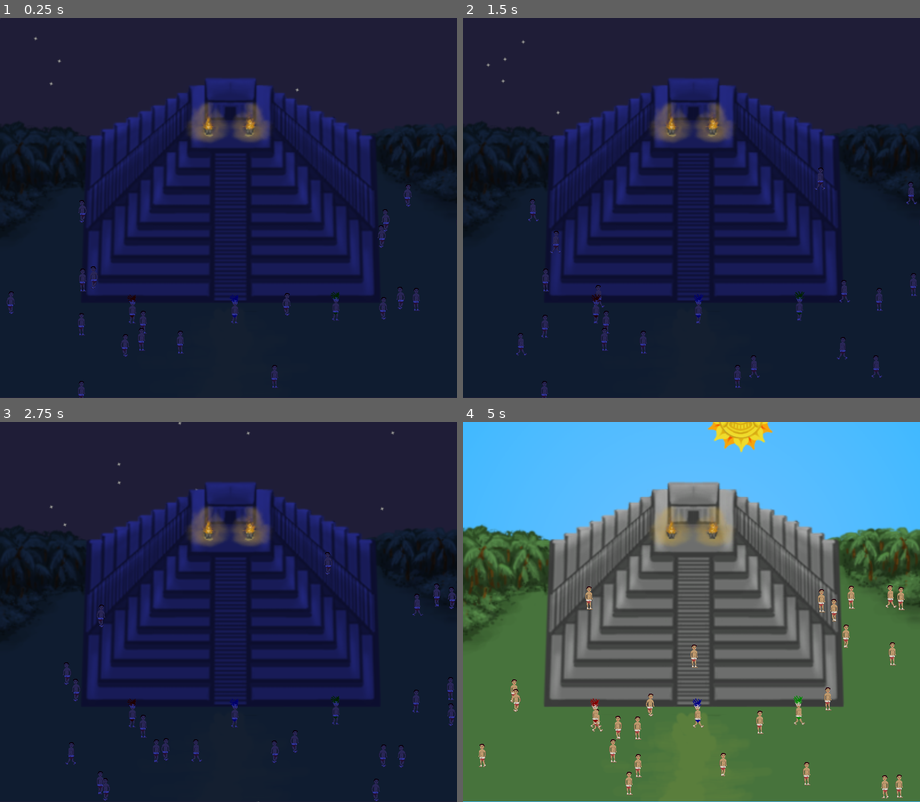
Above: before the commit, frames 1-4 (two rows, left to right).
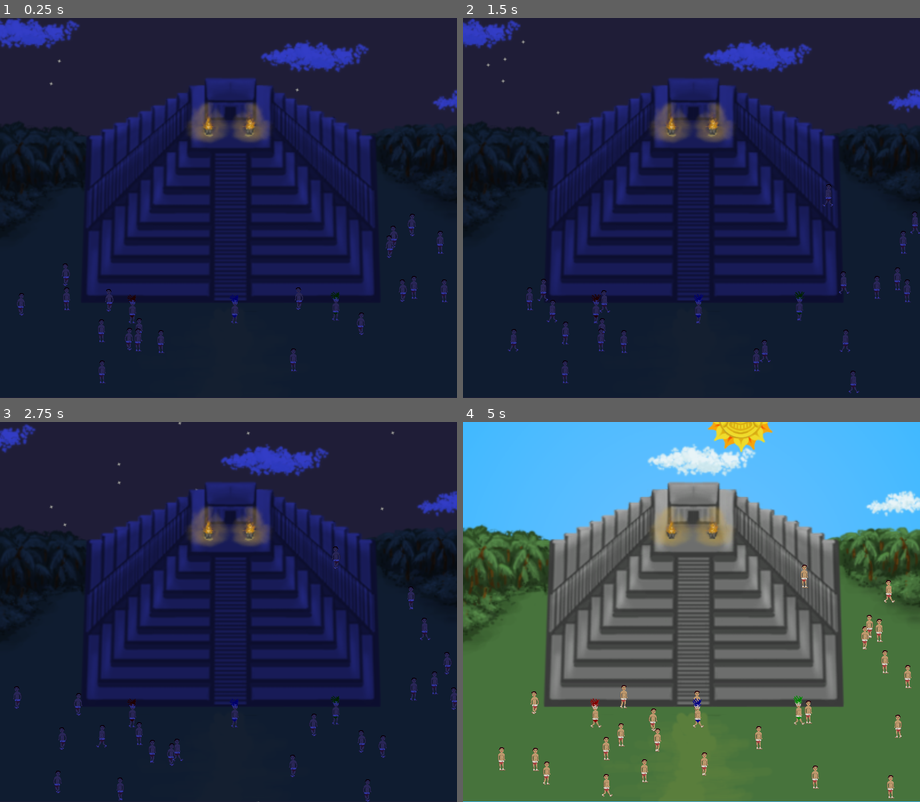
Above: after the commit, the same moments.

Repository: JohnMeadow1/RisingSun
Game: Godot game, scene res://main.tscn
Two runs of this game, one before a commit and one after it. Both use one fixed random seed, a clock stepped at 60 frames per second and the inputs below.
Inputs:
- Up to frame 1 (0.25 s): no input
- Up to frame 2 (1.5 s): no input
- Up to frame 3 (2.75 s): no input
- Up to frame 4 (5 s): no input

The runs differ from the first frame. In frame 1, 3.9% of the frame differs, in the area x 0-100%, y 0-100%; in frame 2, 3.7%; in frame 3, 3.8%; in frame 4, 4.6%, in the area x 3-100%, y 5-100%.

Commit message:
Added Clouds

Diff:
--- a/source/main.tscn
+++ b/source/main.tscn
@@ -1,13 +1,55 @@
-[gd_scene load_steps=9 format=2]
+[gd_scene load_steps=12 format=2]
 
 [ext_resource path="res://main.gd" type="Script" id=1]
 [ext_resource path="res://scenes/sky.tscn" type="PackedScene" id=2]
-[ext_resource path="res://images/background0.png" type="Texture" id=3]
-[ext_resource path="res://images/temple0.png" type="Texture" id=4]
-[ext_resource path="res://scenes/players/player1.tscn" type="PackedScene" id=5]
-[ext_resource path="res://scripts/spawner.gd" type="Script" id=6]
-[ext_resource path="res://scenes/no_player.tscn" type="PackedScene" id=7]
-[ext_resource path="res://scenes/fire_anim.tscn" type="PackedScene" id=8]
+[ext_resource path="res://images/cloud1.png" type="Texture" id=3]
+[ext_resource path="res://images/cloud2.png" type="Texture" id=4]
+[ext_resource path="res://images/background0.png" type="Texture" id=5]
+[ext_resource path="res://images/temple0.png" type="Texture" id=6]
+[ext_resource path="res://scenes/players/player1.tscn" type="PackedScene" id=7]
+[ext_resource path="res://scripts/spawner.gd" type="Script" id=8]
+[ext_resource path="res://scenes/no_player.tscn" type="PackedScene" id=9]
+[ext_resource path="res://scenes/fire_anim.tscn" type="PackedScene" id=10]
+
+[sub_resource type="ParticlesMaterial" id=1]
+
+render_priority = 0
+trail_divisor = 1
+emission_shape = 2
+emission_box_extents = Vector3( 1, 50, 1 )
+flag_align_y = false
+flag_rotate_y = false
+flag_disable_z = true
+spread = 0.0
+flatness = 0.0
+gravity = Vector3( 0, 0, 0 )
+initial_velocity = 20.0
+initial_velocity_random = 0.8
+angular_velocity = -7.47032e-42
+angular_velocity_random = 0.0
+orbit_velocity = 0.0
+orbit_velocity_random = 0.0
+linear_accel = 0.0
+linear_accel_random = 0.0
+radial_accel = 0.0
+radial_accel_random = 0.0
+tangential_accel = 0.0
+tangential_accel_random = 0.0
+damping = 0.0
+damping_random = 0.0
+angle = 180.0
+angle_random = 0.0
+scale = 1.0
+scale_random = 0.5
+color = Color( 1, 1, 1, 1 )
+hue_variation = 0.0
+hue_variation_random = 0.0
+anim_speed = 0.0
+anim_speed_random = 0.0
+anim_offset = 0.0
+anim_offset_random = 0.0
+anim_loop = false
+_sections_unfolded = [ "Angle", "Angular Velocity", "Emission Shape", "Flags", "Gravity", "Initial Velocity", "Scale", "Spread", "Trail" ]
 
 [node name="main" type="Node2D" index="0"]
 
@@ -30,25 +72,73 @@
 position = Vector2( 200.979, 139.351 )
 _sections_unfolded = [ "Transform" ]
 
-[node name="background" type="Sprite" parent="background" index="1"]
+[node name="clouds" type="Particles2D" parent="background" index="1"]
+
+position = Vector2( 489.894, 48.8154 )
+rotation = -3.14159
+emitting = true
+amount = 4
+lifetime = 60.0
+one_shot = false
+preprocess = 30.0
+speed_scale = 1.0
+explosiveness = 0.0
+randomness = 0.0
+fixed_fps = 0
+fract_delta = true
+visibility_rect = Rect2( -100, -100, 200, 200 )
+local_coords = true
+draw_order = 0
+process_material = SubResource( 1 )
+texture = ExtResource( 3 )
+normal_map = null
+h_frames = 1
+v_frames = 1
+_sections_unfolded = [ "Process Material", "Textures", "Time", "Transform", "Visibility" ]
+
+[node name="clouds2" type="Particles2D" parent="background" index="2"]
+
+position = Vector2( 493.16, 51.0875 )
+rotation = -3.14159
+emitting = true
+amount = 4
+lifetime = 60.0
+one_shot = false
+preprocess = 30.0
+speed_scale = 1.0
+explosiveness = 0.0
+randomness = 0.0
+fixed_fps = 0
+fract_delta = true
+visibility_rect = Rect2( -100, -100, 200, 200 )
+local_coords = true
+draw_order = 0
+process_material = SubResource( 1 )
+texture = ExtResource( 4 )
+normal_map = null
+h_frames = 1
+v_frames = 1
+_sections_unfolded = [ "Process Material", "Textures", "Time", "Transform", "Visibility" ]
+
+[node name="background" type="Sprite" parent="background" index="3"]
 
 position = Vector2( 0, 33 )
-texture = ExtResource( 3 )
+texture = ExtResource( 5 )
 centered = false
 _sections_unfolded = [ "Offset", "Transform" ]
 __meta__ = {
 "_edit_lock_": true
 }
 
-[node name="temple" type="Sprite" parent="background" index="2"]
+[node name="temple" type="Sprite" parent="background" index="4"]
 
 position = Vector2( 200.122, 173.804 )
-texture = ExtResource( 4 )
-__meta__ = {
-"_edit_lock_": true
-}
-
-[node name="StaticBody2D" type="StaticBody2D" parent="background" index="3"]
+texture = ExtResource( 6 )
+__meta__ = {
+"_edit_lock_": true
+}
+
+[node name="StaticBody2D" type="StaticBody2D" parent="background" index="5"]
 
 input_pickable = false
 collision_layer = 3
@@ -122,58 +212,58 @@
 
 [node name="items" type="Node2D" parent="foreground" index="3"]
 
-script = ExtResource( 6 )
+script = ExtResource( 8 )
 _sections_unfolded = [ "Transform" ]
 __meta__ = {
 "_edit_group_": true,
 "_edit_lock_": true
 }
 
-[node name="npc" parent="foreground/items" index="0" instance=ExtResource( 7 )]
-
-[node name="npc2" parent="foreground/items" index="1" instance=ExtResource( 7 )]
-
-[node name="npc3" parent="foreground/items" index="2" instance=ExtResource( 7 )]
-
-[node name="npc4" parent="foreground/items" index="3" instance=ExtResource( 7 )]
-
-[node name="npc5" parent="foreground/items" index="4" instance=ExtResource( 7 )]
-
-[node name="npc6" parent="foreground/items" index="5" instance=ExtResource( 7 )]
-
-[node name="npc7" parent="foreground/items" index="6" instance=ExtResource( 7 )]
-
-[node name="npc8" parent="foreground/items" index="7" instance=ExtResource( 7 )]
-
-[node name="npc9" parent="foreground/items" index="8" instance=ExtResource( 7 )]
-
-[node name="npc10" parent="foreground/items" index="9" instance=ExtResource( 7 )]
-
-[node name="npc11" parent="foreground/items" index="10" instance=ExtResource( 7 )]
-
-[node name="npc12" parent="foreground/items" index="11" instance=ExtResource( 7 )]
-
-[node name="npc13" parent="foreground/items" index="12" instance=ExtResource( 7 )]
-
-[node name="npc14" parent="foreground/items" index="13" instance=ExtResource( 7 )]
-
-[node name="npc15" parent="foreground/items" index="14" instance=ExtResource( 7 )]
-
-[node name="npc16" parent="foreground/items" index="15" instance=ExtResource( 7 )]
-
-[node name="npc17" parent="foreground/items" index="16" instance=ExtResource( 7 )]
-
-[node name="npc18" parent="foreground/items" index="17" instance=ExtResource( 7 )]
-
-[node name="npc19" parent="foreground/items" index="18" instance=ExtResource( 7 )]
-
-[node name="npc20" parent="foreground/items" index="19" instance=ExtResource( 7 )]
+[node name="npc" parent="foreground/items" index="0" instance=ExtResource( 9 )]
+
+[node name="npc2" parent="foreground/items" index="1" instance=ExtResource( 9 )]
+
+[node name="npc3" parent="foreground/items" index="2" instance=ExtResource( 9 )]
+
+[node name="npc4" parent="foreground/items" index="3" instance=ExtResource( 9 )]
+
+[node name="npc5" parent="foreground/items" index="4" instance=ExtResource( 9 )]
+
+[node name="npc6" parent="foreground/items" index="5" instance=ExtResource( 9 )]
+
+[node name="npc7" parent="foreground/items" index="6" instance=ExtResource( 9 )]
+
+[node name="npc8" parent="foreground/items" index="7" instance=ExtResource( 9 )]
+
+[node name="npc9" parent="foreground/items" index="8" instance=ExtResource( 9 )]
+
+[node name="npc10" parent="foreground/items" index="9" instance=ExtResource( 9 )]
+
+[node name="npc11" parent="foreground/items" index="10" instance=ExtResource( 9 )]
+
+[node name="npc12" parent="foreground/items" index="11" instance=ExtResource( 9 )]
+
+[node name="npc13" parent="foreground/items" index="12" instance=ExtResource( 9 )]
+
+[node name="npc14" parent="foreground/items" index="13" instance=ExtResource( 9 )]
+
+[node name="npc15" parent="foreground/items" index="14" instance=ExtResource( 9 )]
+
+[node name="npc16" parent="foreground/items" index="15" instance=ExtResource( 9 )]
+
+[node name="npc17" parent="foreground/items" index="16" instance=ExtResource( 9 )]
+
+[node name="npc18" parent="foreground/items" index="17" instance=ExtResource( 9 )]
+
+[node name="npc19" parent="foreground/items" index="18" instance=ExtResource( 9 )]
+
+[node name="npc20" parent="foreground/items" index="19" instance=ExtResource( 9 )]
 
 [node name="spawn_points" type="Node2D" parent="foreground" index="4"]
 
 [node name="Node2D" type="Node2D" parent="foreground/spawn_points" index="0"]
 
-position = Vector2( 37.3376, 204.4 )
+position = Vector2( 37.3376, 234.4 )
 scale = Vector2( 3, 3 )
 
 [node name="Node2D2" type="Node2D" parent="foreground/spawn_points" index="1"]
@@ -188,9 +278,9 @@
 
 [node name="Node2D4" type="Node2D" parent="foreground/spawn_points" index="3"]
 
-position = Vector2( 359.406, 213.056 )
-scale = Vector2( 3, 3 )
-
-[node name="fire_anim" parent="." index="2" instance=ExtResource( 8 )]
+position = Vector2( 359.406, 219.723 )
+scale = Vector2( 3, 3 )
+
+[node name="fire_anim" parent="." index="2" instance=ExtResource( 10 )]
 
 position = Vector2( 199.911, 171.072 )
--- a/source/scripts/npc.gd
+++ b/source/scripts/npc.gd
@@ -33,7 +33,7 @@
 func initialize_random_position():
 	var point = $"../../spawn_points".get_child(randi()%$"../../spawn_points".get_children().size()).position
 
-	position = point + Vector2(rand_range(-50,50),rand_range(-50,50))
+	position = point + Vector2(rand_range(-30,30),rand_range(-30,30))
 #	print(point)
 
 func randomize_move():
--- a/source/scripts/sky.gd
+++ b/source/scripts/sky.gd
@@ -22,4 +22,6 @@
 	$"../../foreground".modulate = local_color
 	$"../background".modulate   = local_color
 	$"../temple".modulate       = local_color
+	$"../clouds".modulate       = local_color
+	$"../clouds2".modulate      = local_color
 	pass
Binary file added: source/images/cloud1.png
Binary file added: source/images/cloud2.png
Not shown: 1 places in source/main.tscn that only renumber resources
